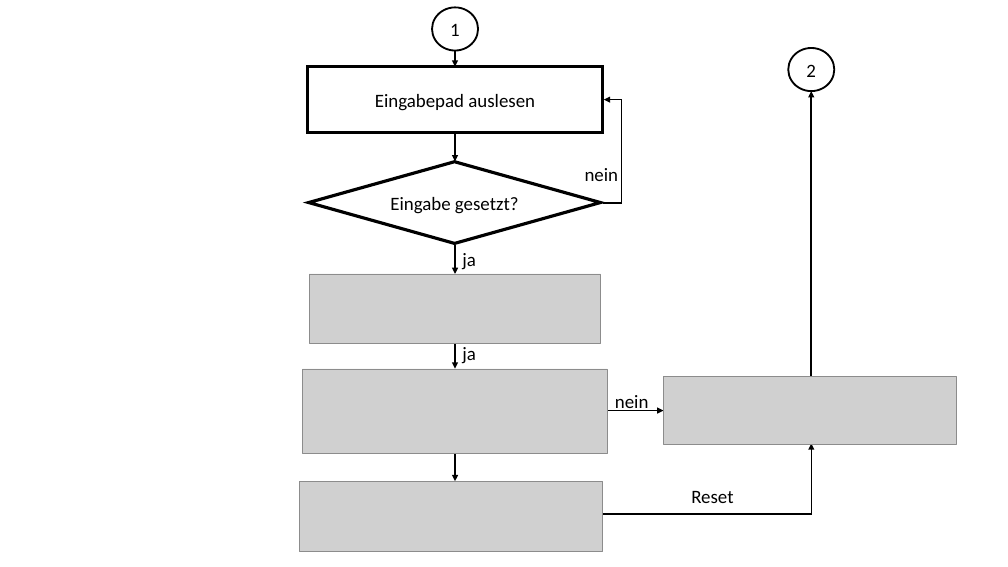
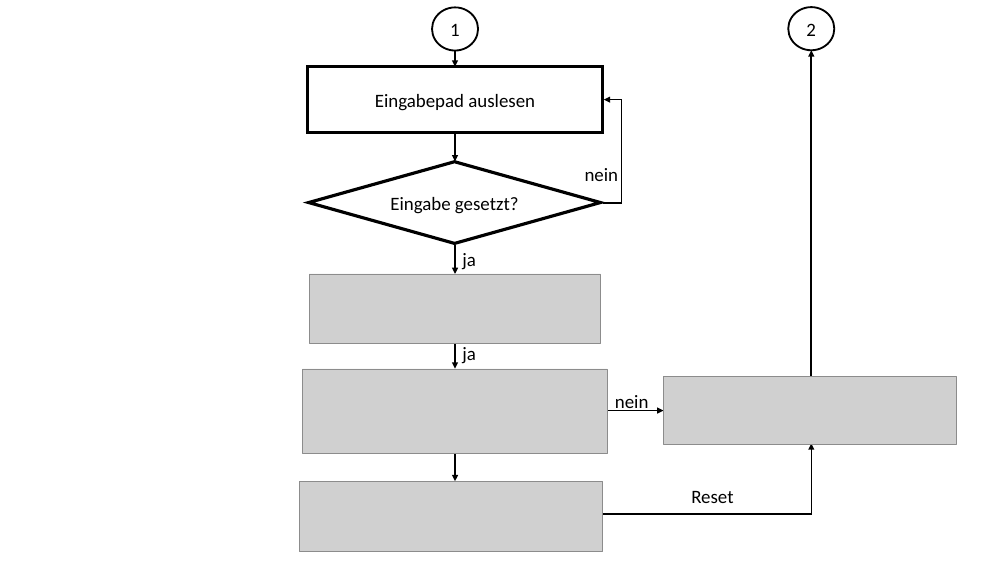
Before and after one commit to riesinger/8051-gewinnt, a slide deck: slide 9 of VierGewinnt.pptx. Drawn at 1008x567 pixels with LibreOffice and Linux fonts; fonts in the diff are those of the drawing; grey boxes stand for pictures. Boxes give left, top, right and bottom in pixels: in the first picture for what was removed or moved away, otherwise in the second. Text is boxed around its words. In the diff, an @@ line names an element or a change of style, - is before the commit and + after.

Commit message:
align slides

```diff
--- a/VierGewinnt.pptx
+++ b/VierGewinnt.pptx
@@ ellipse "2": place and size @@
-ellipse "2" at [789, 48, 835, 91]
+ellipse "2" at [789, 7, 835, 50]
@@ arrow moved from (811, 377) - (811, 91) to (811, 377) - (811, 51) @@
```
Also in this commit, not shown: 1 other slide changed.
